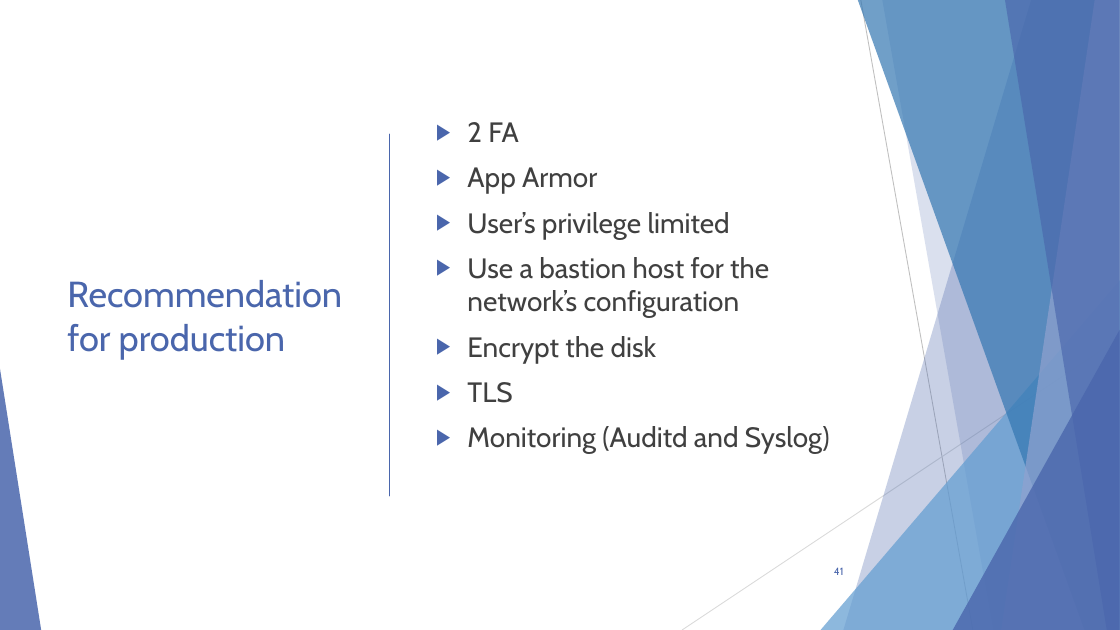
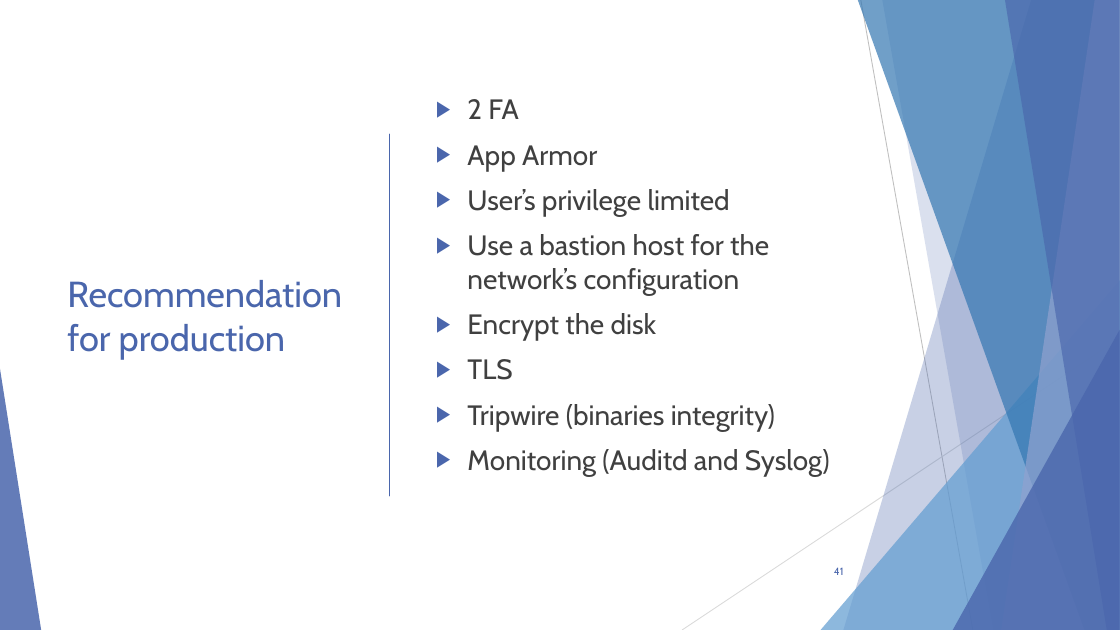
Before and after one commit to alexandreAubois/Secu_linux, a slide deck: slide 41 of Projet-Linux.pptx. Drawn at 1120x630 pixels with LibreOffice and Linux fonts; fonts in the diff are those of the drawing. Boxes give left, top, right and bottom in pixels: in the first picture for what was removed or moved away, otherwise in the second. Text is boxed around its words. In the diff, an @@ line names an element or a change of style, - is before the commit and + after.

```diff
--- a/Projet-Linux.pptx
+++ b/Projet-Linux.pptx
@@ text at <box>467,404,775,431</box>: paragraph added @@
+▶ Tripwire (binaries integrity)
```
Also in this commit, not shown: 4 other slides changed.
